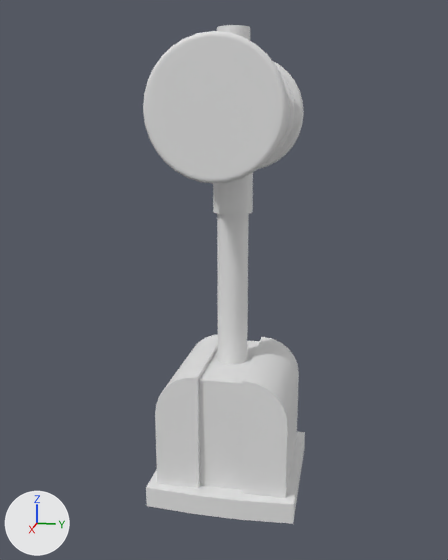
What one commit did to the FBX model Assets/Berkay/_Art/Models/Hammer.fbx.
One viewpoint serves both versions: a 50 mm camera at (-0.37, 0.83, 2.22) aimed at (-4.86, -0.06, 1.09). Every picture has the same lights, and +X, +Y and +Z are marked at lower left. Where no turn or scale is listed for an object, it has been applied to the vertices.
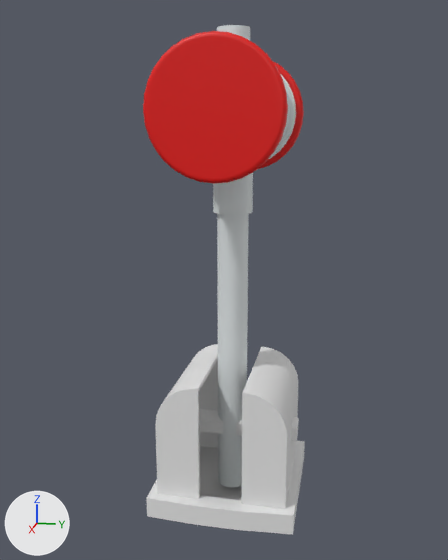
The newer file is also turned or shifted as a whole; pictures and numbers use the older file's frame.

The change, as a diff of the scene's bpy script:
```diff
--- a/Assets/Berkay/_Art/Models/Hammer.fbx.py
+++ b/Assets/Berkay/_Art/Models/Hammer.fbx.py
@@ mat_material_005 @@
+mat_material_005 = principled_material('Material.005')
+mat_material_005.base_color = (0.745, 0.789, 0.8)  # white #e0e6e7
@@ mat_material_006 @@
+mat_material_006 = principled_material('Material.006')
+mat_material_006.base_color = (0.8, 0.00177, 0.0)  # red #e70600
@@ me_cylinder_001 @@
 me_cylinder_001.from_pydata(...)  # 1760 vertices, 1700 faces; spans x -0.69..0.69, y -0.45..0.45, z -0.97..1.88
 # used by ob_cylinder_001; location = (-4.883, 0.0, 1.001)
+# me_cylinder_001 part 1: all 866 faces centred in x -0.54..0.54, y -0.4..0.4, z -0.97..1.88 switch from no material to mat_material_005 (white #e0e6e7)
+# me_cylinder_001 part 2: all 417 faces centred in x -0.69..-0.59, y -0.45..0.45, z 0.88..1.77 switch from no material to mat_material_006 (red #e70600)
+# me_cylinder_001 part 3: all 417 faces centred in x 0.59..0.69, y -0.45..0.45, z 0.88..1.77 switch from no material to mat_material_006 (red #e70600)
@@ me_cube_001 @@
 # used by ob_cube; location = (-4.883, 0.0, 0.0)
-me_cube_001.from_pydata(...)  # 72 vertices, 58 faces; spans x -0.579..0.579, y -0.552..0.552, z -0.557..0.486
+me_cube_001.from_pydata(...)  # 84 vertices, 63 faces; spans x -0.579..0.579, y -0.552..0.552, z -0.645..0.397
+# me_cube_001 part 4: the whole mesh is rebuilt
```

What differs and where, as boxes (x1, y1, x2, y2) in the pictures (448 x 560 px):
'Cube', reshaped
    before: (146, 335, 305, 524)
    after: (146, 344, 305, 534)
part 1 of me_cylinder_001, recoloured
    both: (213, 25, 296, 215)
part 2 of me_cylinder_001, recoloured (white to red)
    both: (258, 61, 304, 169)
part 3 of me_cylinder_001, recoloured (white to red)
    both: (143, 31, 288, 184)
